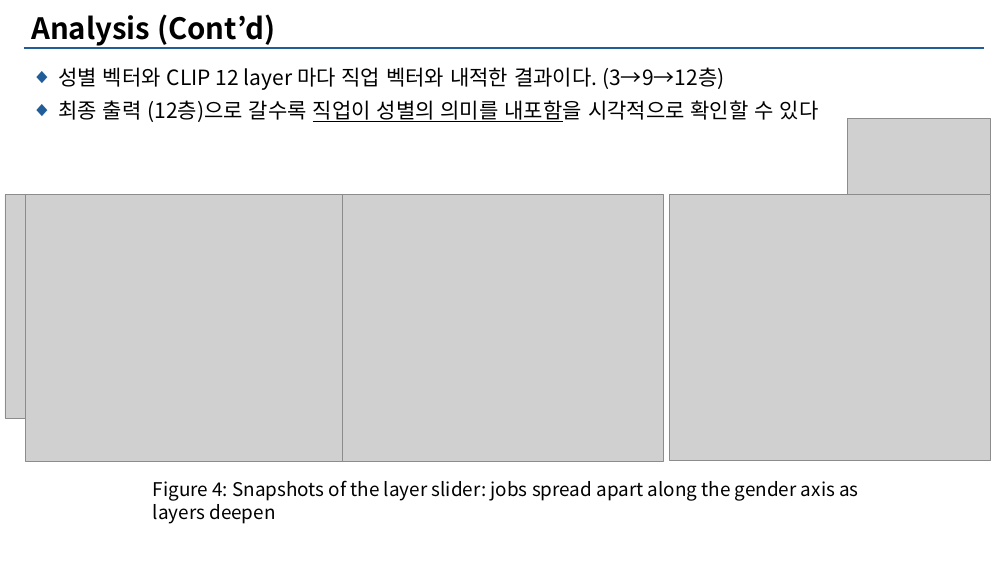
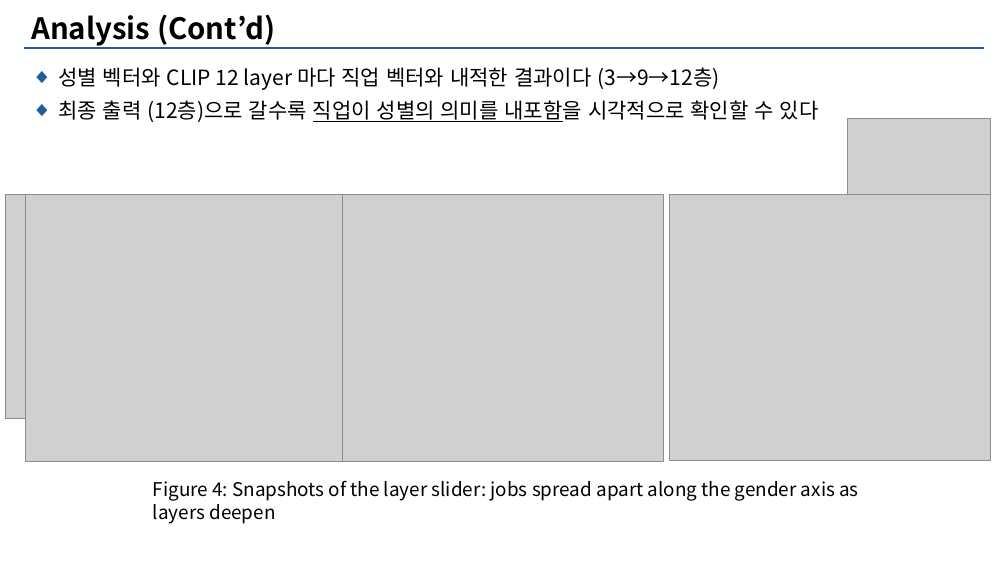
Before and after one commit to Sunjun2467/sd-bias, a slide deck: slide 11 of docs/3조_중간발표.pptx. Drawn at 1008x567 pixels with LibreOffice and Linux fonts; fonts in the diff are those of the drawing; grey boxes stand for pictures; background and template pictures are left out. Boxes give left, top, right and bottom in pixels: in the first picture for what was removed or moved away, otherwise in the second. Text is boxed around its words. In the diff, an @@ line names an element or a change of style, - is before the commit and + after.

```diff
--- a/docs/3조_중간발표.pptx
+++ b/docs/3조_중간발표.pptx
@@ text at (58,67,720,90): text changed @@
-◆ 성별 벡터와 CLIP 12 layer 마다 직업 벡터와 내적한 결과이다. (3→9→12층)
+◆ 성별 벡터와 CLIP 12 layer 마다 직업 벡터와 내적한 결과이다 (3→9→12층)
```
Also in this commit, not shown: 4 other slides changed.
